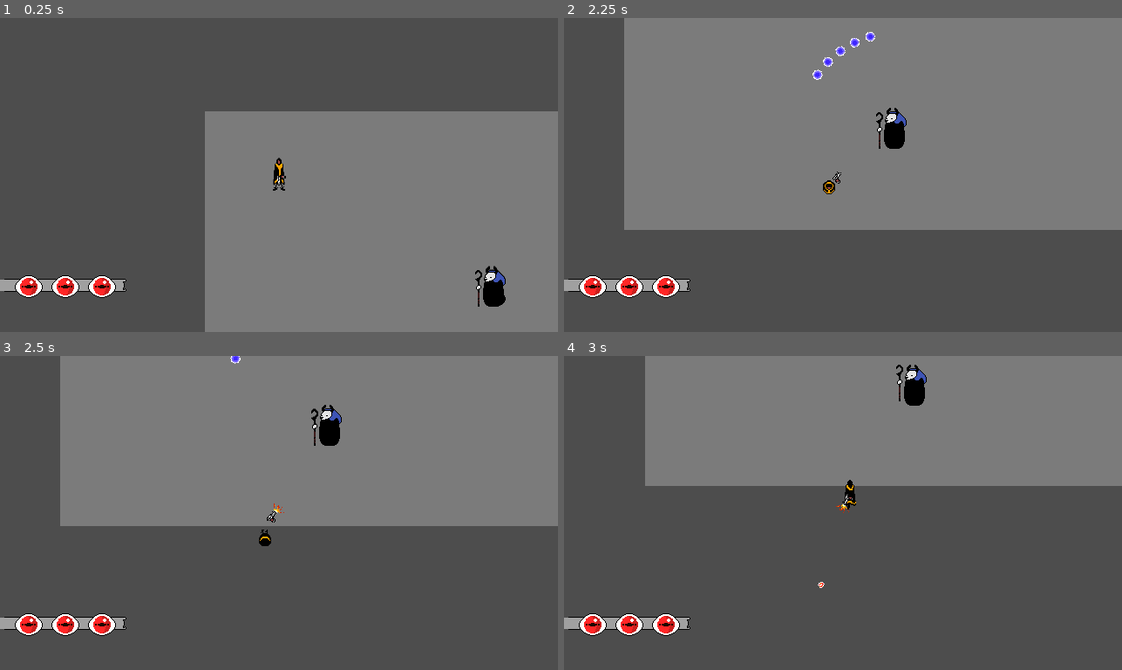
Above: before the commit, frames 1-4 (two rows, left to right).
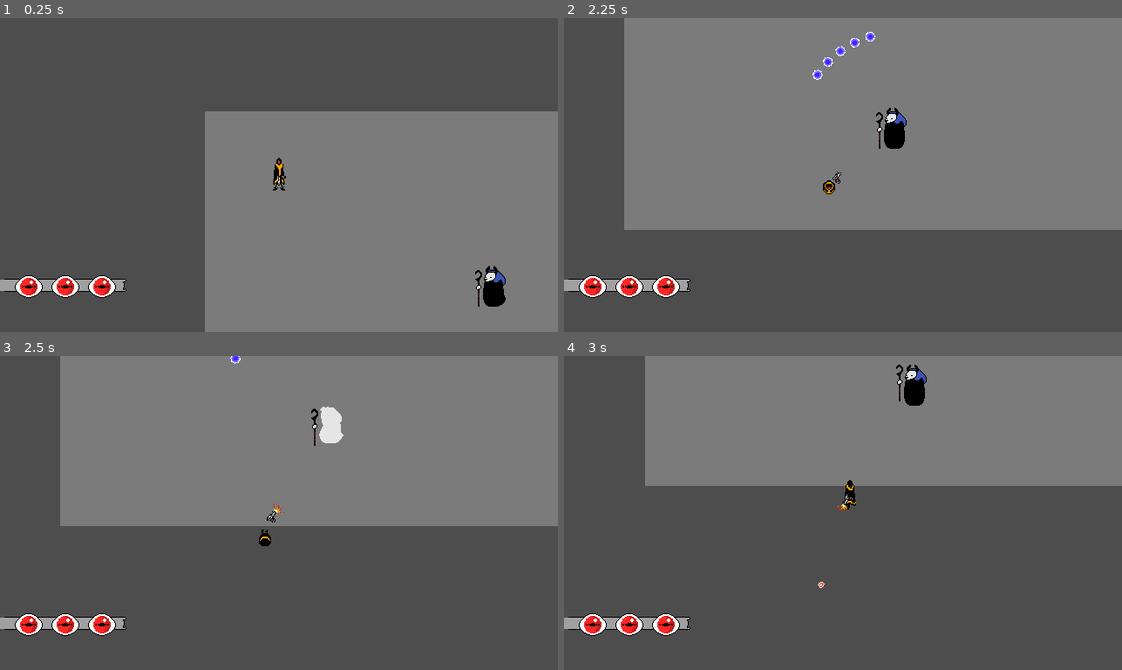
Above: after the commit, the same moments.

Repository: Lukko-Digital/WellesleyGameJam2024
Game: Godot game, scene res://src/main.tscn
The game is run twice, just before and just after one commit, with the same random seed, the same clock (stepped at 60 frames per second) and the same inputs.
Inputs (mouse positions are in pixels of both pictures, inside the frame that each line leads up to):
- Up to frame 1 (0.25 s): no input
- Up to frame 2 (2.25 s): move the mouse to (965, 159) at 0.52 s; press the mouse at (965, 159) at 0.53 s; hold D (right) 0.53-1.28 s; move the mouse to (731, 190) at 1.27 s; release the mouse at (731, 190) at 1.28 s; hold S (down) 1.28-2.03 s; click (731, 190) at 1.35 s; move the mouse to (898, 105) at 2.02 s; hold D (right) from 2.03 s (still down); hold Shift (roll) from 2.03 s (still down)
- Up to frame 3 (2.5 s): keep holding D (right); keep holding Shift (roll); click (334, 443) at 2.3 s
- Up to frame 4 (3 s): move the mouse to (815, 575) at 2.77 s; release D (right) at 2.78 s; release Shift (roll) at 2.78 s; hold W (up) from 2.78 s (still down); click (815, 575) at 2.85 s

Frames 1-2 are identical in both runs. In frame 3, 0.4% of the frame differs, in the area x 57-62%, y 15-29%; in frame 4, nothing differs.

Commit message:
ranged enemy hit animation

Diff:
--- a/src/abstract_base_classes/enemy.gd
+++ b/src/abstract_base_classes/enemy.gd
@@ -64,7 +64,7 @@
 func take_damage(damage: int):
 	health -= damage
 	if health <= 0: die()
-	var blink = 0.05
+#	var blink = 0.05
 #	for i in range(3):
 #		color_rect.color = Color.WHITE
 #		await get_tree().create_timer(blink).timeout
--- a/src/enemies/ranged_guy.gd
+++ b/src/enemies/ranged_guy.gd
@@ -11,7 +11,9 @@
 
 func _physics_process(delta):
 	super(delta)
-	if attacking:
+	if sprite.animation == "hit" and sprite.is_playing():
+		return
+	elif attacking:
 		sprite.play("idle")
 	else:
 		sprite.play("walk")
@@ -48,3 +50,9 @@
 	instance.field_time = ATTACK.FIELD_TIME
 	instance.speed = ATTACK.SPEED
 	get_parent().add_child(instance)
+
+
+func take_damage(damage: int):
+	super(damage)
+	sprite.stop()
+	sprite.play("hit")
--- a/src/enemies/ranged_guy.tscn
+++ b/src/enemies/ranged_guy.tscn
@@ -1,9 +1,18 @@
-[gd_scene load_steps=12 format=3 uid="uid://csd083n25xvrm"]
+[gd_scene load_steps=15 format=3 uid="uid://csd083n25xvrm"]
 
 [ext_resource type="PackedScene" uid="uid://b33ct127hnjpg" path="res://src/abstract_base_classes/enemy.tscn" id="1_7dk8x"]
 [ext_resource type="Script" path="res://src/enemies/ranged_guy.gd" id="2_ilfx5"]
+[ext_resource type="Texture2D" uid="uid://wq8e7fepmk7d" path="res://assets/png/enemy_ranged_hurt-sheet.png" id="3_c2ssc"]
 [ext_resource type="Texture2D" uid="uid://bkbh4i5fs1cy8" path="res://assets/png/enemy_ranged-sheet.png" id="3_dsd7j"]
 [ext_resource type="PackedScene" uid="uid://cmcbsdghdl3tb" path="res://src/enemies/staff.tscn" id="4_yogfi"]
+
+[sub_resource type="AtlasTexture" id="AtlasTexture_2xon0"]
+atlas = ExtResource("3_c2ssc")
+region = Rect2(0, 0, 28, 42)
+
+[sub_resource type="AtlasTexture" id="AtlasTexture_rf8ek"]
+atlas = ExtResource("3_c2ssc")
+region = Rect2(28, 0, 28, 42)
 
 [sub_resource type="AtlasTexture" id="AtlasTexture_kcoah"]
 atlas = ExtResource("3_dsd7j")
@@ -27,6 +36,17 @@
 
 [sub_resource type="SpriteFrames" id="SpriteFrames_5xe8q"]
 animations = [{
+"frames": [{
+"duration": 1.0,
+"texture": SubResource("AtlasTexture_2xon0")
+}, {
+"duration": 1.0,
+"texture": SubResource("AtlasTexture_rf8ek")
+}],
+"loop": false,
+"name": &"hit",
+"speed": 5.0
+}, {
 "frames": [{
 "duration": 1.0,
 "texture": SubResource("AtlasTexture_kcoah")
@@ -66,7 +86,7 @@
 
 [node name="AnimatedSprite2D" type="AnimatedSprite2D" parent="enemy"]
 sprite_frames = SubResource("SpriteFrames_5xe8q")
-animation = &"walk"
+animation = &"idle"
 
 [node name="staff" parent="enemy" instance=ExtResource("4_yogfi")]
 
